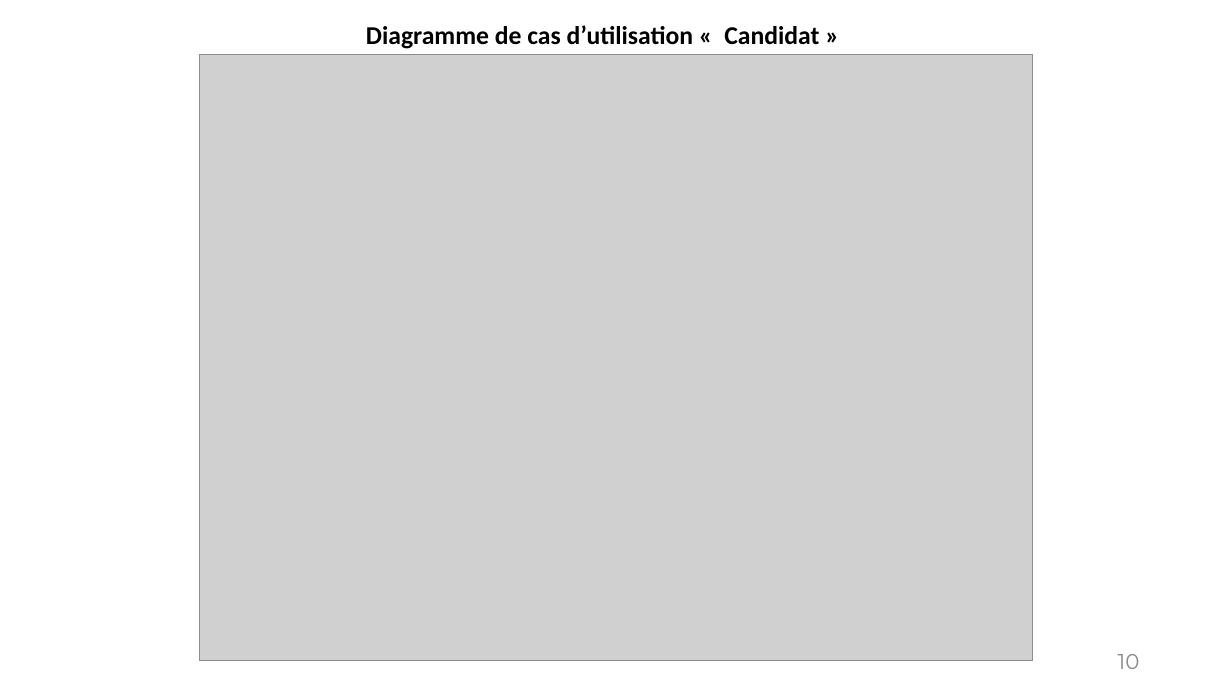
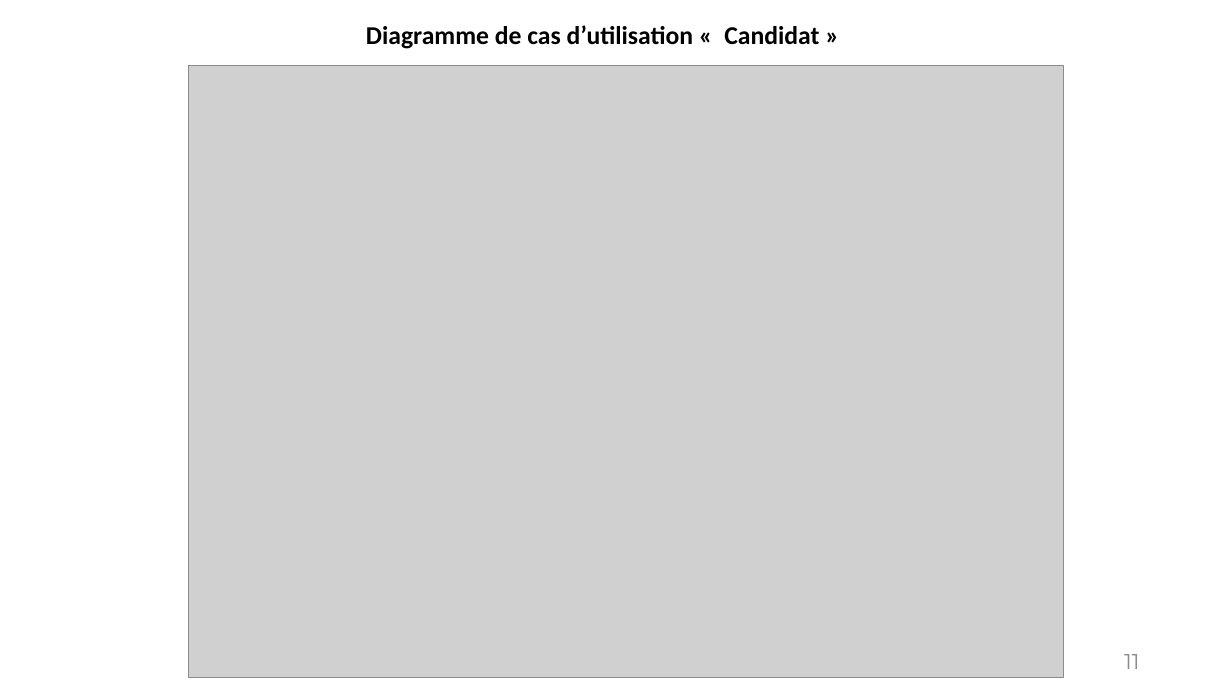
Before and after one commit to EL-MAHDI-MAJDI/JOB-SOUK-PROJECT, a slide deck: slide 11 of Rapport PFE/Presentation_final.pptx (slide 10 before the commit). Drawn at 1232x693 pixels with LibreOffice and Linux fonts; fonts in the diff are those of the drawing; grey boxes stand for pictures. Boxes give left, top, right and bottom in pixels: in the first picture for what was removed or moved away, otherwise in the second. Text is boxed around its words. In the diff, an @@ line names an element or a change of style, - is before the commit and + after.

```diff
--- a/Rapport PFE/Presentation_final.pptx
+++ b/Rapport PFE/Presentation_final.pptx
@@ picture: place and size @@
-picture at bbox=[199, 54, 1033, 660]
+picture at bbox=[189, 65, 1063, 678]
@@ page number at bbox=[1124, 654, 1139, 669]: text changed @@
-10
+11
```
Also in this commit, not shown: 2 other slides changed, 1 slide added, 3 other files.
